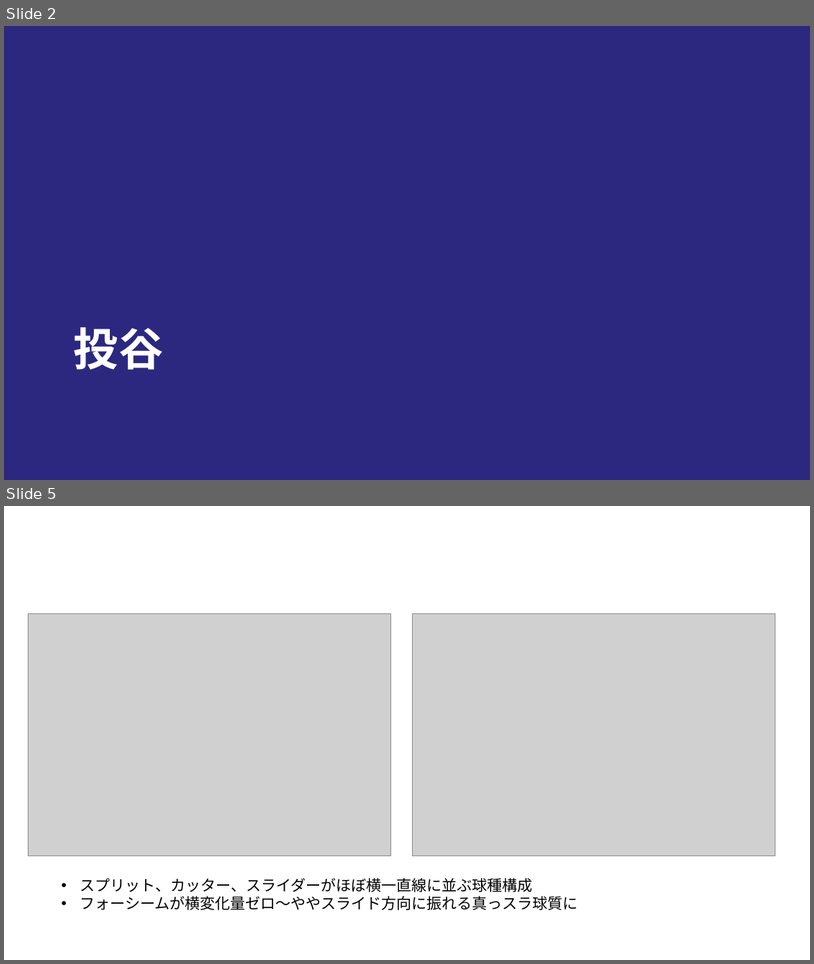
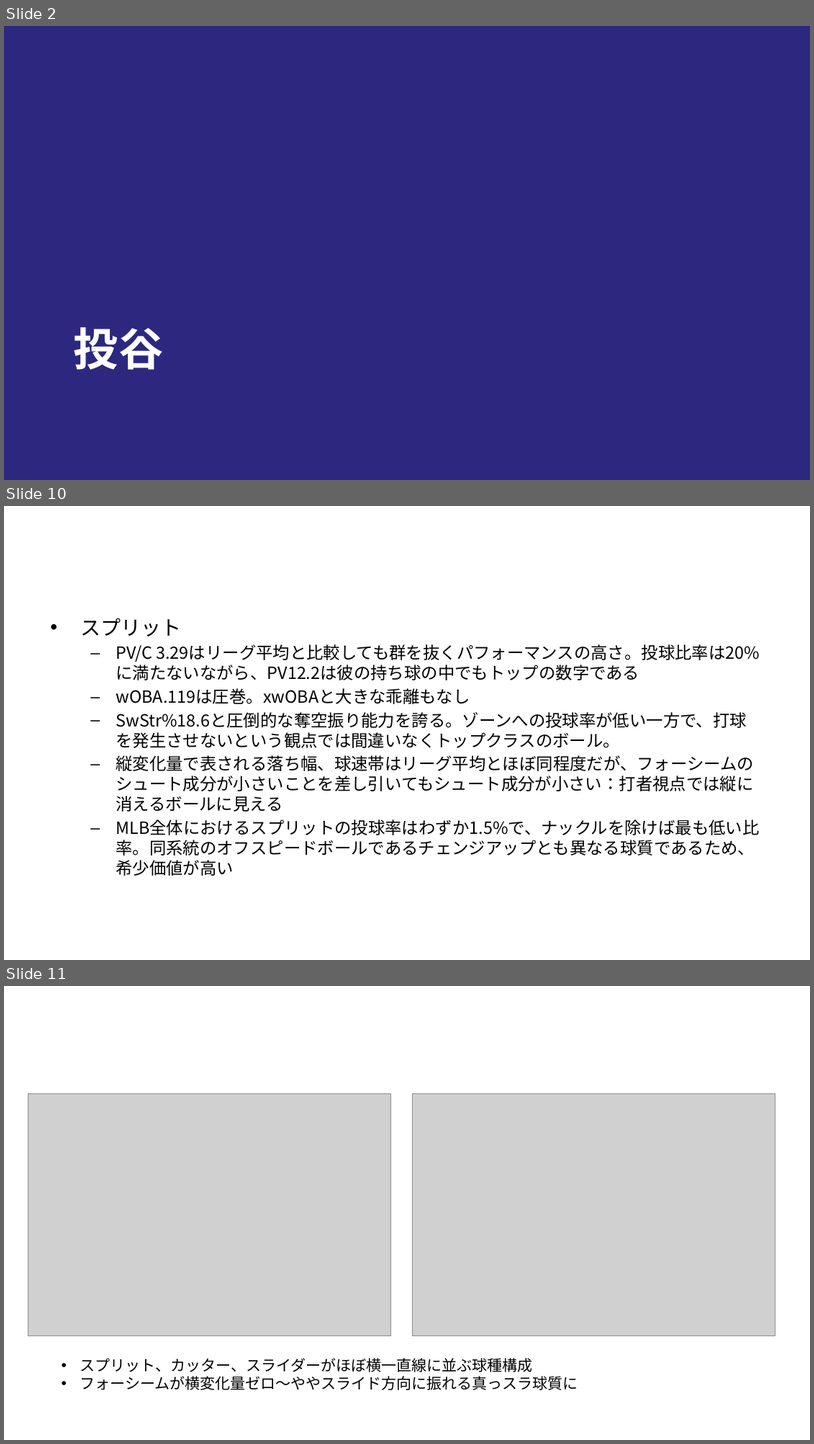
Before and after one commit to T-Reio/ohtani_analyze, a slide deck: slides/ohtani_tj.pptx. Shown one above the other, each under a label of ours: slides 2 and 5 before the commit, slides 2, 10 and 11 after it; the slides between them are not shown. The pictures are 814x964 and 814x1444 pixels, drawn with LibreOffice and Linux fonts; fonts in the diff are those of the drawing; grey boxes stand for pictures; background and template pictures are left out. Boxes give left, top, right and bottom in pixels: in the first picture for what was removed or moved away, otherwise in the second. Text is boxed around its words. In the diff, an @@ line names an element or a change of style, - is before the commit and + after.

```diff
--- a/slides/ohtani_tj.pptx
+++ b/slides/ohtani_tj.pptx
@@ slide 10 added at (x1=4, y1=506, x2=810, y2=960), background #FFFFFF @@
@@ title added at (x1=44, y1=524, x2=771, y2=600), 48 pt, text #FFFFFF, bold @@
+スプリット
@@ text added at (x1=80, y1=618, x2=760, y2=875), 20 pt, text #000000 @@
+• スプリット
+  – PV/C 3.29はリーグ平均と比較しても群を抜くパフォーマンスの高さ。投球比率は20%に満たないながら、PV12.2は彼の持ち球の中でもトップの数字である
+  – wOBA.119は圧巻。xwOBAと大きな乖離もなし
+  – SwStr%18.6と圧倒的な奪空振り能力を誇る。ゾーンへの投球率が低い一方で、打球を発生させないという観点では間違いなくトップクラスのボール。
+  – 縦変化量で表される落ち幅、球速帯はリーグ平均とほぼ同程度だが、フォーシームのシュート成分が小さいことを差し引いてもシュート成分が小さい：打者視点では縦に消えるボールに見える
+  – MLB全体におけるスプリットの投球率はわずか1.5%で、ナックルを除けば最も低い比率。同系統のオフスピードボールであるチェンジアップとも異なる球質であるため、希少価値が高い
@@ what was slide 5 is now slide 11 @@
```
Also in this commit, not shown: 8 slides changed, 7 other slides added, 1 slide removed, 6 other files.
